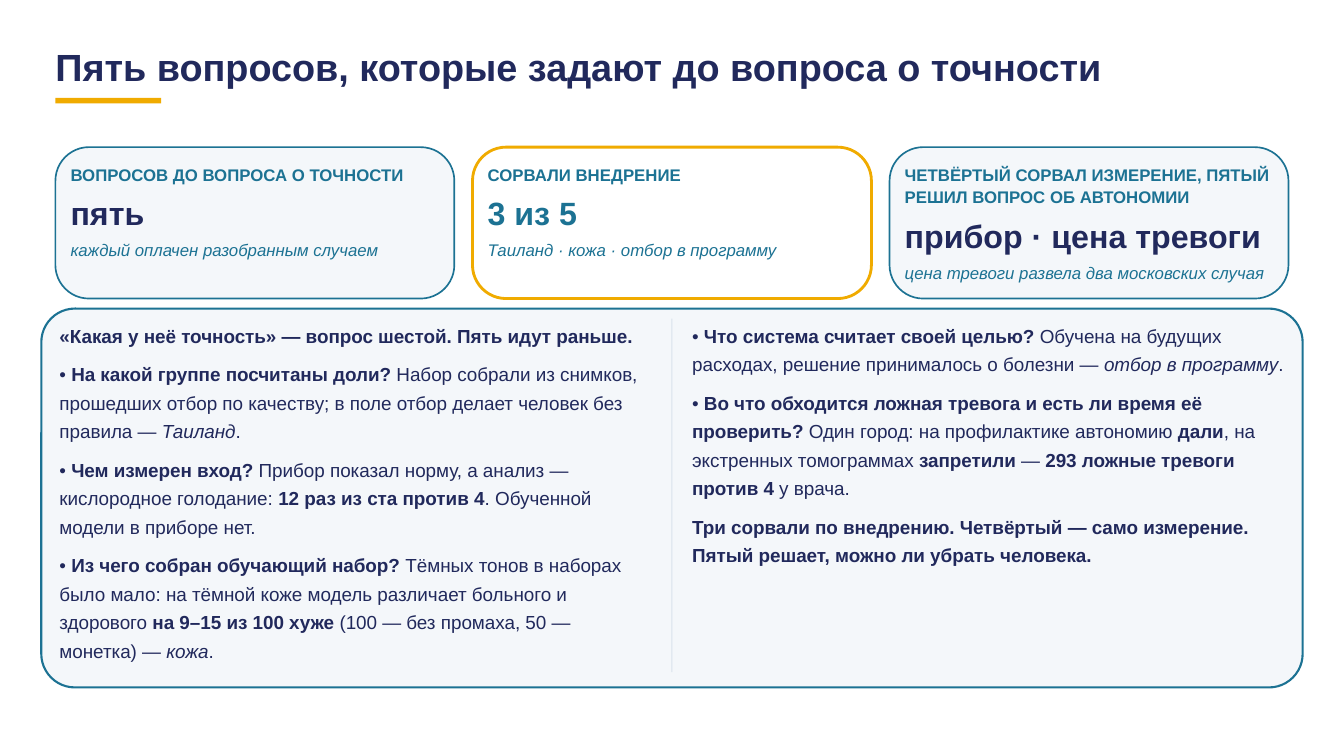
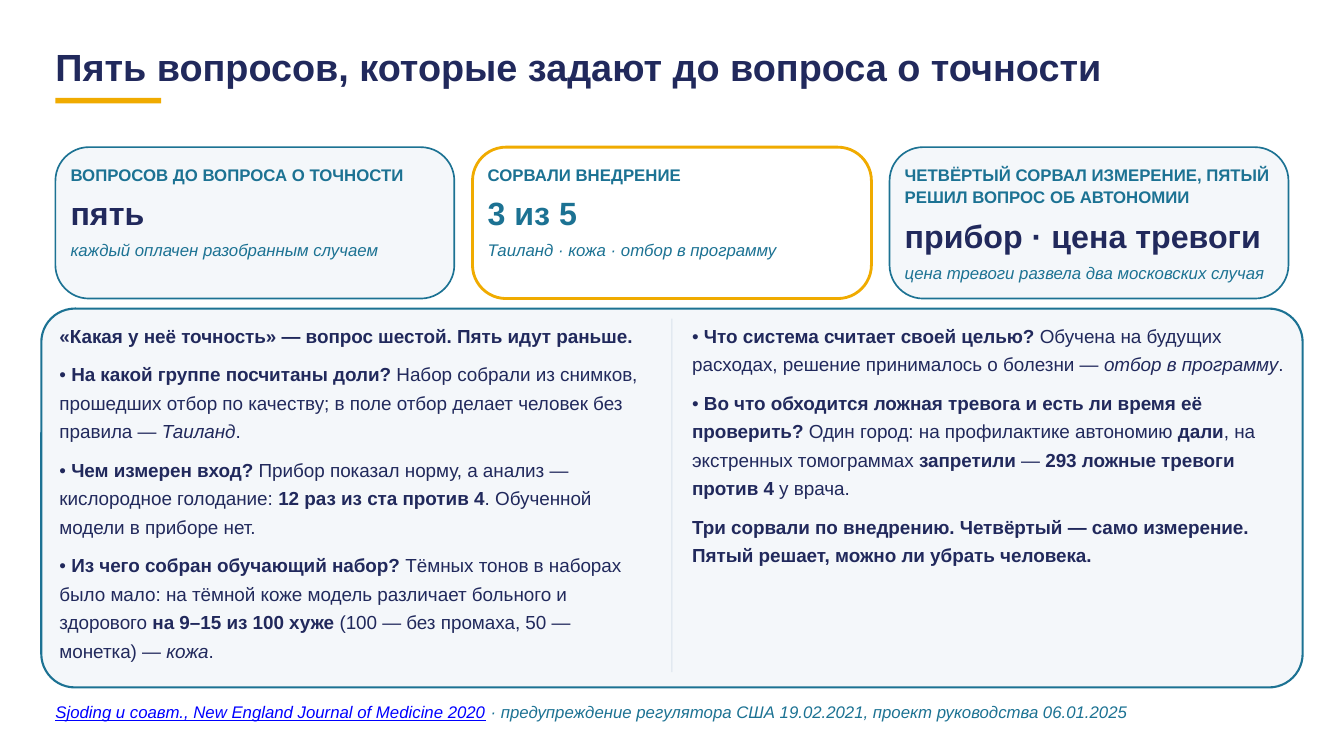
Before and after one commit to tellina-study/AI-usage-lessons, a slide deck: slide 38 of library/lectures/lec-07/rework/deck/lec-07-karkas.pptx (slide 40 before the commit). Drawn at 1344x756 pixels with LibreOffice and Linux fonts; fonts in the diff are those of the drawing. Boxes give left, top, right and bottom in pixels: in the first picture for what was removed or moved away, otherwise in the second. Text is boxed around its words. In the diff, an @@ line names an element or a change of style, - is before the commit and + after.

```diff
--- a/library/lectures/lec-07/rework/deck/lec-07-karkas.pptx
+++ b/library/lectures/lec-07/rework/deck/lec-07-karkas.pptx
@@ text added at <box>55,706,1127,722</box>, 12 pt, text #1C7293, italic @@
+Sjoding и соавт., New England Journal of Medicine 2020 · предупреждение регулятора США 19.02.2021, проект руководства 06.01.2025
```
Also in this commit, not shown: 10 other slides changed, 2 slides added, 8 slides removed, 39 other files.
